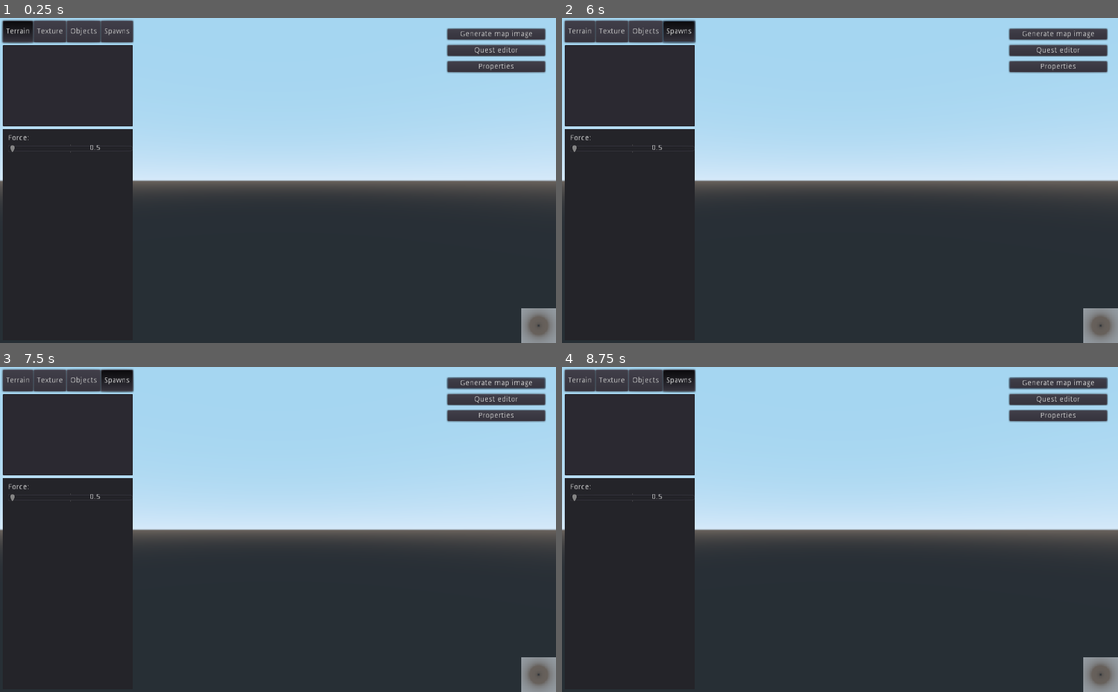
Above: before the commit, frames 1-4 (two rows, left to right).
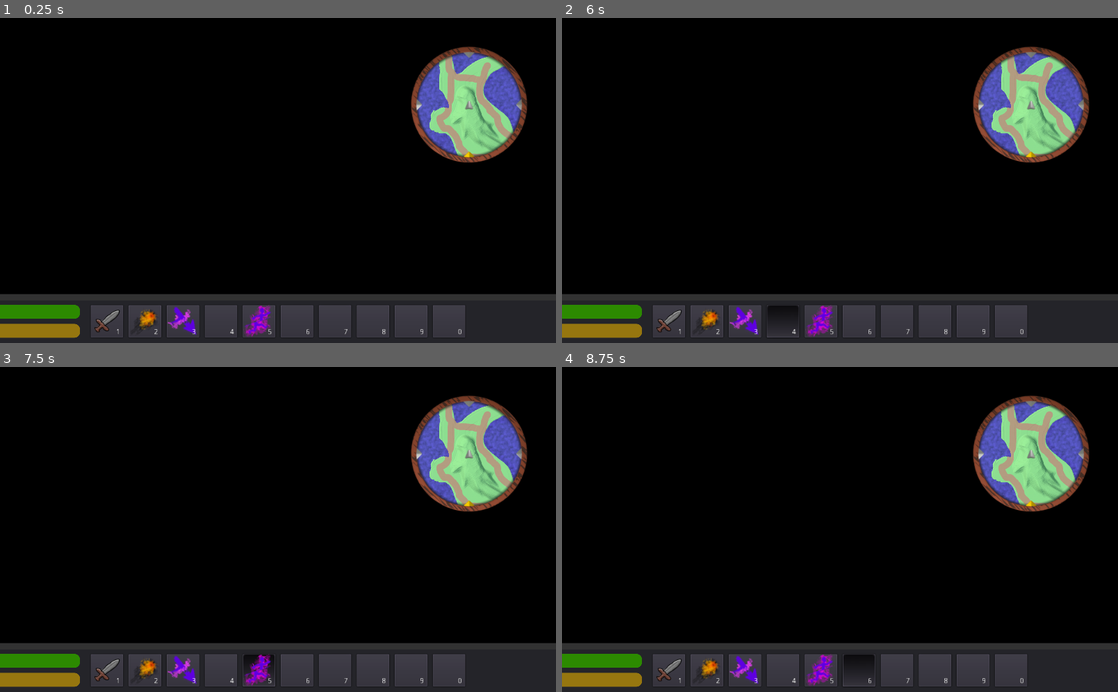
Above: after the commit, the same moments.

Repository: nicola-sorace/TerrainTest
Game: Godot game, scene res://Main.tscn
Same seed, same stepped clock (60 frames per second), same inputs: the game is played once before the commit and once after it. Before the commit the project starts from res://world_edit/WorldEdit.tscn.
Inputs (mouse positions are in pixels of both pictures, inside the frame that each line leads up to):
- Up to frame 1 (0.25 s): no input
- Up to frame 2 (6 s): click (578, 31) at 0.5 s, where only the run before the commit has a clickable "Terrain"; click (612, 31) at 1.25 s, where only the run before the commit has a clickable "Texture"; click (645, 31) at 2 s, where only the run before the commit has a clickable "Objects"; click (678, 31) at 2.75 s, where only the run before the commit has a clickable "Spawns"; click (667, 320) at 3.5 s, where only the run after the commit has a clickable "1"; click (706, 320) at 4.25 s, where only the run after the commit has a clickable "2"; click (745, 320) at 5 s, where only the run after the commit has a clickable "3"; click (784, 320) at 5.75 s, where only the run after the commit has a clickable "4"
- Up to frame 3 (7.5 s): click (494, 383) at 6.5 s, where only the run before the commit has a clickable "Generate map image"; click (261, 669) at 7.25 s, where only the run after the commit has a clickable "5"
- Up to frame 4 (8.75 s): click (856, 669) at 8 s, where only the run after the commit has a clickable "6"

The runs differ from the first frame. In frame 1, 88% of the frame differs, in the area x 0-100%, y 0-100%; in frame 2, 88%; in frame 3, 88%; in frame 4, 88%.
Error before the commit: Parse Error: Variable "i" already defined in the scope (at line 48). (res://world_edit/TerrainWithTools.gd:51)
Error after the commit: Invalid call. Nonexistent function 'connect' in base 'Nil'.

Commit message:
Minor improvement to terrain editing tools

Diff:
--- a/Main.tscn
+++ b/Main.tscn
@@ -20,7 +20,7 @@
 fog_enabled = true
 fog_color = Color( 0.839216, 0.917647, 0.980392, 1 )
 fog_depth_begin = 100.0
-fog_depth_end = 200.0
+fog_depth_end = 250.0
 fog_depth_curve = 1.7411
 dof_blur_far_distance = 200.0
 dof_blur_far_transition = 50.0
--- a/project.godot
+++ b/project.godot
@@ -51,7 +51,7 @@
 [application]
 
 config/name="TerrainTest"
-run/main_scene="res://world_edit/WorldEdit.tscn"
+run/main_scene="res://Main.tscn"
 config/icon="res://icon.png"
 
 [autoload]
--- a/scripts/Terrain.gd
+++ b/scripts/Terrain.gd
@@ -37,7 +37,7 @@
 
 func create_tile(x,y, res=0):
 	var tile = TILE.instance()
-	tile.init(x, y, img, Rect2(x*TS, y*TS, TS, TS), TERRAIN_MATERIAL, SCALE)
+	tile.init(self, x, y, Rect2(x*TS, y*TS, TS, TS), TERRAIN_MATERIAL, SCALE)
 	if res!=0:
 		tile.set_res(res)
 	call_deferred("add_child", tile)
@@ -66,6 +66,9 @@
 	if d <= 4: return 1
 	elif d <= 9: return 4
 	else: return 16
+
+func get_height(x, y):
+	return img.get_pixel(x,y).r
 
 """
 This function updates the terrain:
--- a/scripts/TerrainTile.gd
+++ b/scripts/TerrainTile.gd
@@ -7,9 +7,9 @@
 
 extends StaticBody
 
+var terrain
 var x
 var y
-var img
 var rect
 var SCALE
 
@@ -21,10 +21,10 @@
 
 var TERRAIN_MATERIAL
 
-func init(x, y, img, rect, TERRAIN_MATERIAL, SCALE):
+func init(terrain, x, y, rect, TERRAIN_MATERIAL, SCALE):
+	self.terrain = terrain
 	self.x = x
 	self.y = y
-	self.img = img
 	self.rect = rect
 	self.TERRAIN_MATERIAL = TERRAIN_MATERIAL
 	self.SCALE = SCALE
@@ -69,6 +69,6 @@
 func add_vertex(st, x, y):
 	var g_x = x+rect.position.x  # 'g' for global
 	var g_y = y+rect.position.y
-	var v = img.get_pixel(g_x,g_y).r
+	var v = terrain.get_height(g_x, g_y)
 	st.add_uv(Vector2(g_x,g_y))
 	st.add_vertex(Vector3(float(x)*SCALE, v*64-32, float(y)*SCALE))
--- a/world_edit/Camera.gd
+++ b/world_edit/Camera.gd
@@ -9,32 +9,38 @@
 
 var rotating = false
 var last_mouse = Vector2(0,0)
+var last_p = Vector2(0,0) # Last mouse position on map, in pixels
+var mouse_down = false # True if mouse was already down last frame
 
-var mouse_pos = {}
 var rad = 10
+var brush_spacing = 5
+var dist_since_last_brush = 0.0
 
-
-func update_mouse_pos():
+func mouse_move():
 	var mouse = get_viewport().get_mouse_position()
 	var from = project_ray_origin(mouse)
 	var to = from + project_ray_normal(mouse) * 300
-	mouse_pos = get_world().get_direct_space_state().intersect_ray(from, to, [game.player], 1)
+	var mouse_hit = get_world().get_direct_space_state().intersect_ray(from, to, [game.player], 1)
 
-	if not mouse_pos.empty():
-		var m_p = mouse_pos.position
+	if not mouse_hit.empty():
+		var m_p = mouse_hit.position
 		var p = Vector2(m_p.x/terrain.SCALE, m_p.z/terrain.SCALE)
 		terrain.TOOL_SHADER.set_shader_param("pos", p)
 
 		if hud.mode == 0 and Input.is_mouse_button_pressed(BUTTON_LEFT):
-			terrain.save_img_hist()
-			for y in range(-rad, rad+1):
-				for x in range(-rad, rad+1):
-					var pos = Vector2(x,y)
-					var d = (rad-pos.length())/rad
+			if not mouse_down:
+				terrain.save_img_hist()
+			else:
+				dist_since_last_brush += (p-last_p).length()
+			if not mouse_down or dist_since_last_brush >= brush_spacing:
+				dist_since_last_brush = 0.0
+				hud.alter_zone_height(p, rad)
+				terrain.update_rect(Rect2(p-Vector2(rad,rad), Vector2(rad*2,rad*2)))
+			mouse_down = true
+		else:
+			mouse_down = false
 
-					if d >= 0:
-						terrain.alter_point(p+pos, hud.get_tool_value(p, rad, pos+p, d))
-			terrain.update_rect(Rect2(p-Vector2(rad,rad), Vector2(rad*2,rad*2)))
+		last_p = p
 
 func _process(delta):
 	if rotating:
@@ -65,9 +71,12 @@
 		else:
 			dist += scroll
 
+		if event.button_index == BUTTON_LEFT and event.pressed:
+			mouse_move()
+
 	elif event is InputEventMouseMotion:
 		if Input.is_mouse_button_pressed(BUTTON_RIGHT) and (last_mouse-get_viewport().get_mouse_position()).length()>20:
 			rotating = true
 			Input.set_mouse_mode(Input.MOUSE_MODE_HIDDEN)
 		else:
-			update_mouse_pos()
+			mouse_move()
--- a/world_edit/HUD.gd
+++ b/world_edit/HUD.gd
@@ -12,7 +12,7 @@
 var submode = 0
 var opts = [{}]  # Tool options  {name, min, max, step, val}
 
-var terrain_tools = ["Add", "Subtract", "Level", "Smooth"]
+var terrain_tools = ["Add", "Subtract", "Level", "Flatten"]
 
 func _ready():
 	for i in range(len(mode_buts)):
@@ -57,8 +57,8 @@
 		var slider = HSlider.new()
 		slider.set_min(o['min'])
 		slider.set_max(o['max'])
+		slider.set_step(o['step'])
 		slider.set_value(o['val'])
-		slider.set_step(o['step'])
 		slider.set_ticks(5)
 		slider.connect("value_changed", self, "set_tool_value", [i])
 		toolopts.add_child(slider)
@@ -79,35 +79,39 @@
 
 		if i == 2:
 			new_opts.append({'name':'Level', 'min':0, 'max':1, 'step':0.01, 'val':0.5})
-
 	set_tool_options(new_opts)
 
-# Return terrain tool's height change at point
-#  (pixel position, tool radius, normalized (0->1) distance from edge)
-func get_tool_value(center, rad, pos, d):
-	var strength = d * opts[0].val
-	var fallof = opts[1].val
-	var v = terrain.img.get_pixelv(pos).r
+# Change height in zone based on current tool settings
+func alter_zone_height(p, rad):
+	#var falloff = opts[1].val #TODO Use falloff
 
-	if mode == 0:
-		match submode:
-			0: return v + strength * 0.1  # Add
-			1: return v + -strength * 0.1  # Subtract
-			2: return lerp(v, opts[2].val, strength)  # Level
-			3:  # Smooth
-				var sum = 0
-				var n = 1
-				for y in range(center.y-rad, center.y+rad+1):
-					for x in range(center.x-rad, center.x+rad+1):
-						var coord = Vector2(x,y)
-						var l = coord.length()
-						if l <= rad:
-							sum += (v-terrain.img.get_pixelv(coord).r)
-							n += 1
-				return v + sum/n * 100
-	elif mode == 1:
-		pass
-	return 0
+	# Some modes use a weighted average of pixel values
+	var mean
+	if submode == 3:
+		var sum = 0.0
+		mean = 0.0
+		for y in range(-rad, rad+1):
+			for x in range(-rad, rad+1):
+				var d = Vector2(x,y).length()/rad
+				if d <= 1:
+					mean += (1-d)*terrain.get_height(p.x+x, p.y+y)
+					sum += 1-d
+		mean /= sum
+
+	for y in range(-rad, rad+1):
+		for x in range(-rad, rad+1):
+			var pos = Vector2(x, y)
+			var d = pos.length()/rad
+			if d <= 1:
+				var strength = (1-d) * opts[0].val
+				var old_v = terrain.get_height(p.x+x, p.y+y)
+				var v
+				match submode:
+					0: v = old_v + strength * 0.1
+					1: v = old_v - strength * 0.1
+					2: v = lerp(old_v, opts[2].val, strength)
+					3: v = lerp(old_v, mean, strength)
+				terrain.alter_height(p+pos, v)
 
 func action(i):
 	match i:
--- a/world_edit/TerrainWithTools.gd
+++ b/world_edit/TerrainWithTools.gd
@@ -35,8 +35,9 @@
 	TOOL_SHADER.set_shader_param("active", true)
 	set_physics_process(true)
 
-func alter_point(p, d):
-	img.set_pixelv(p, Color(d, 0, 0))
+func alter_height(p, v):
+	var old = img.get_pixelv(p)
+	img.set_pixelv(p, Color(v, old.g, old.b))
 
 func update_rect(rect):
 	var coords = []
--- a/world_edit/WorldEdit.tscn
+++ b/world_edit/WorldEdit.tscn
@@ -98,6 +98,10 @@
 margin_top = 50.0
 margin_right = 245.0
 margin_bottom = 200.0
+focus_mode = 0
+__meta__ = {
+"_edit_use_anchors_": false
+}
 
 [node name="ToolOptions" type="Panel" parent="HUD"]
 anchor_bottom = 1.0
